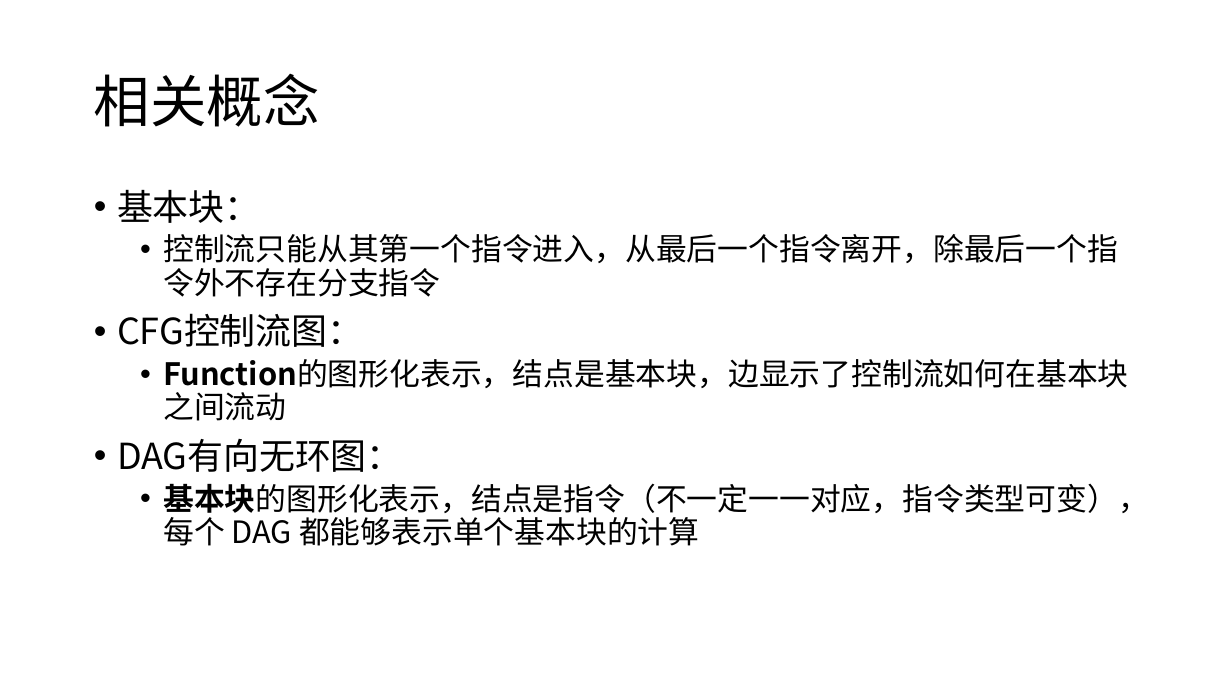
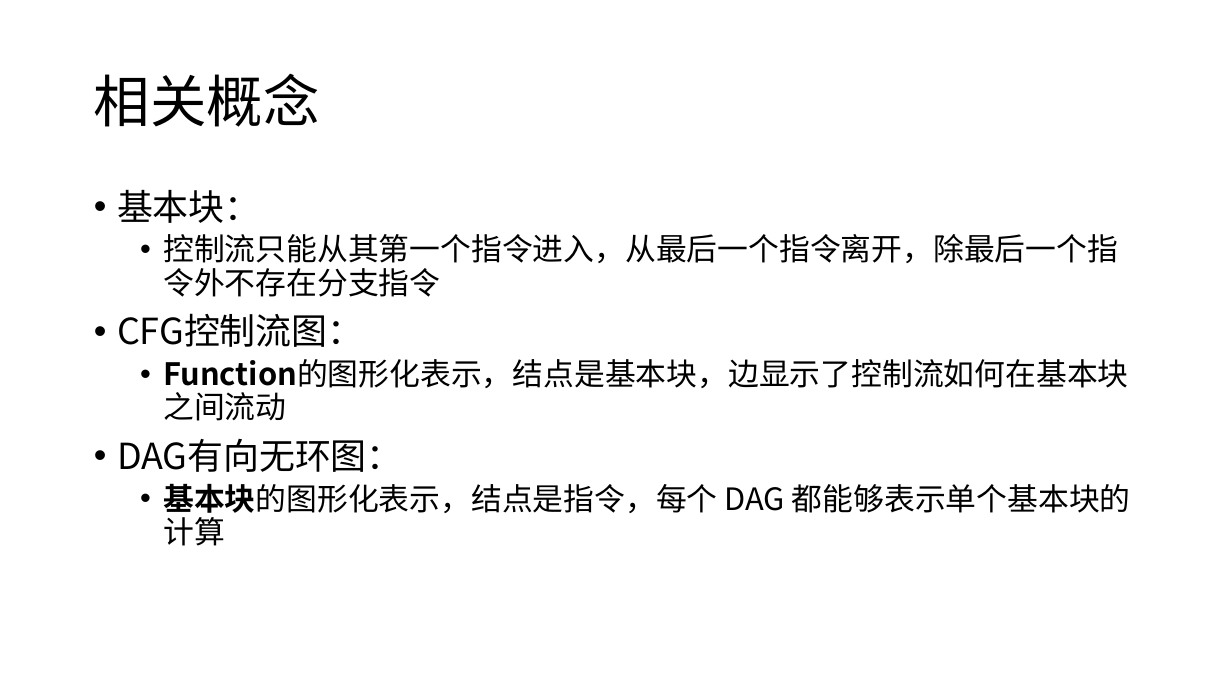
Before and after one commit to JYRoy/MLC-Learning, a slide deck: slide 6 of LLVM/04.LLVM Backend.pptx (slide 3 before the commit). Drawn at 1232x693 pixels with LibreOffice and Linux fonts; fonts in the diff are those of the drawing. Boxes give left, top, right and bottom in pixels: in the first picture for what was removed or moved away, otherwise in the second. Text is boxed around its words. In the diff, an @@ line names an element or a change of style, - is before the commit and + after.

```diff
--- a/LLVM/04.LLVM Backend.pptx
+++ b/LLVM/04.LLVM Backend.pptx
@@ text at box(163, 483, 1131, 546): text changed @@
-  • 基本块的图形化表示，结点是指令（不一定一一对应，指令类型可变），每个 DAG 都能够表示单个基本块的计算
+  • 基本块的图形化表示，结点是指令，每个 DAG 都能够表示单个基本块的计算
```
Also in this commit, not shown: 17 other slides changed, 5 slides added, 1 slide removed.
